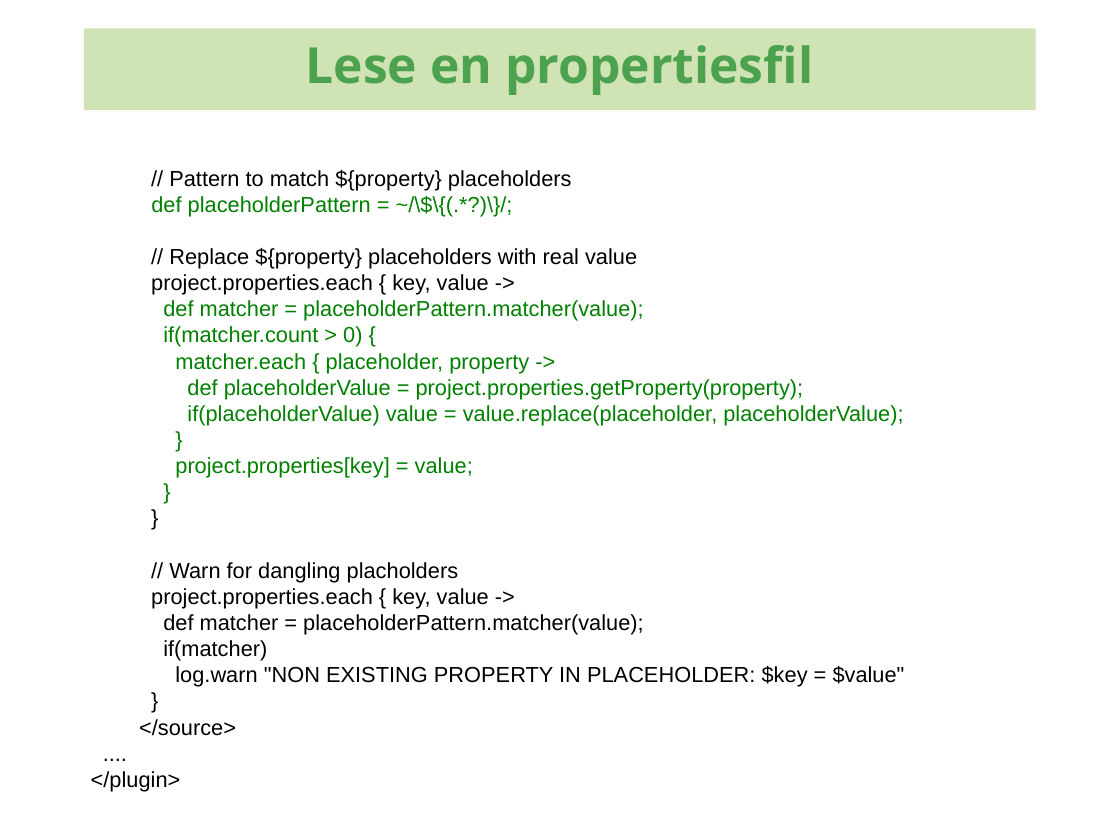
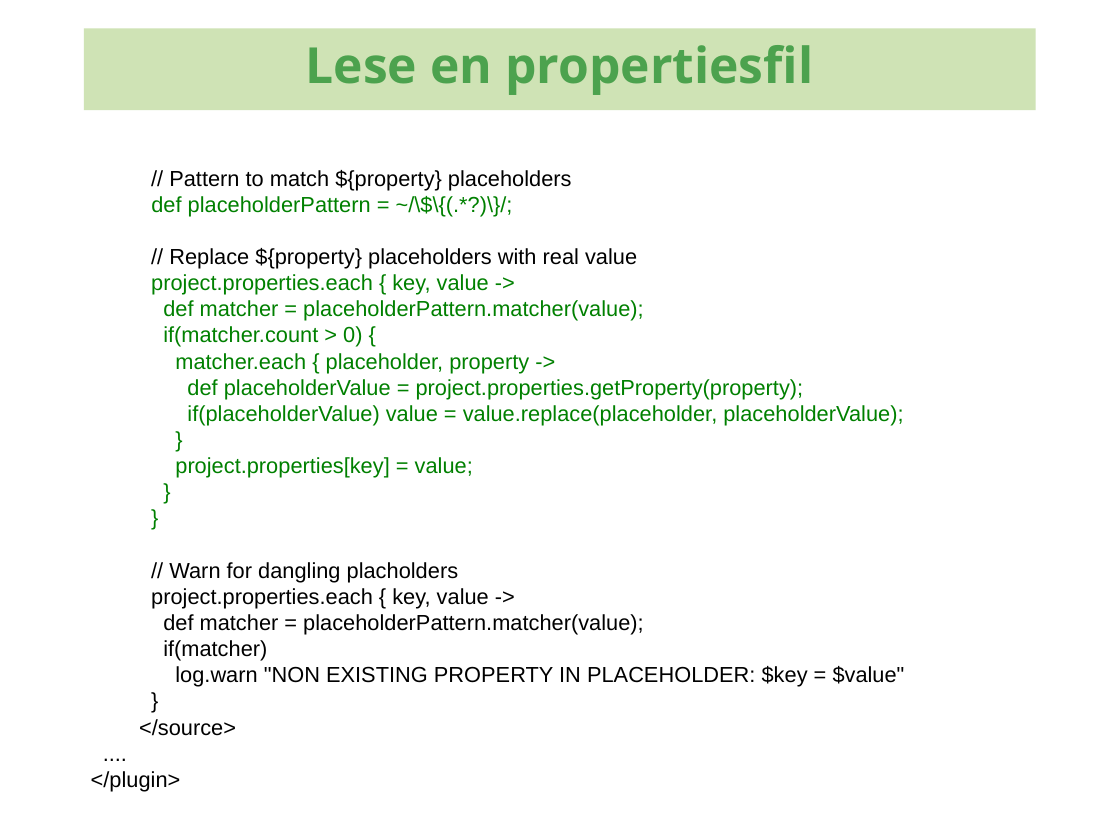
Before and after one commit to kenglxn/seam-maven-refimpl, a slide deck: slide 24 of sandbox/loo/gmaven-lynforedrag/gmaven-lynforedrag.odp. Drawn at 1120x840 pixels with LibreOffice and Linux fonts; fonts in the diff are those of the drawing; background and template pictures are left out. Boxes give left, top, right and bottom in pixels: in the first picture for what was removed or moved away, otherwise in the second. Text is boxed around its words. In the diff, an @@ line names an element or a change of style, - is before the commit and + after.

```diff
--- a/sandbox/loo/gmaven-lynforedrag/gmaven-lynforedrag.odp
+++ b/sandbox/loo/gmaven-lynforedrag/gmaven-lynforedrag.odp
@@ text at [151,274,489,295]: text colour #000000 to #008000 in "project.properties.each { key, value ->", "}" @@
```
Also in this commit, not shown: 7 other slides changed.
